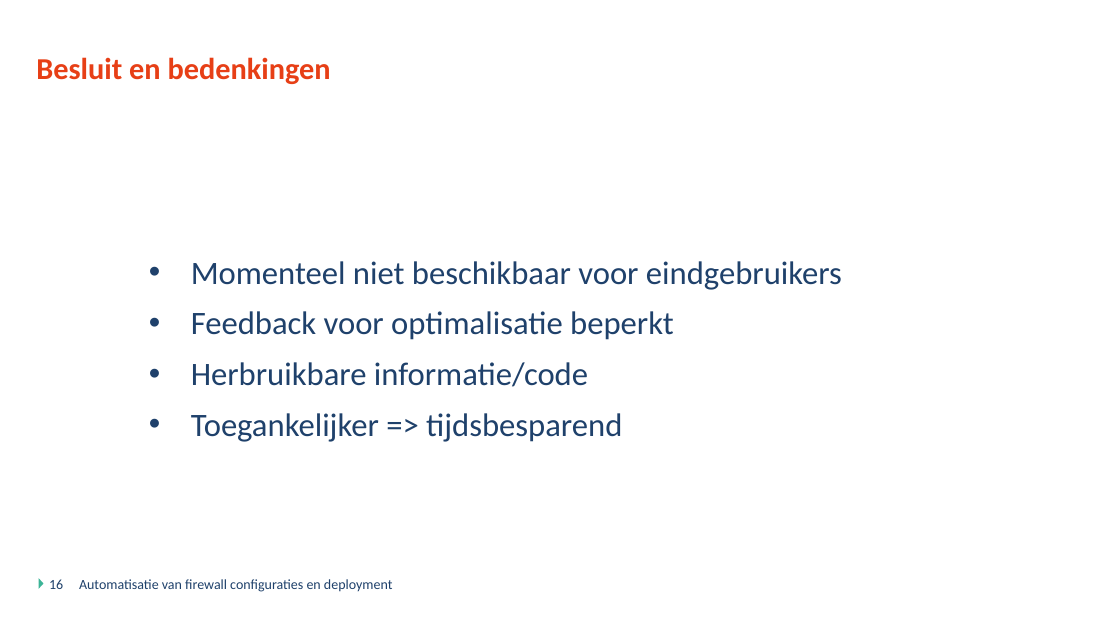
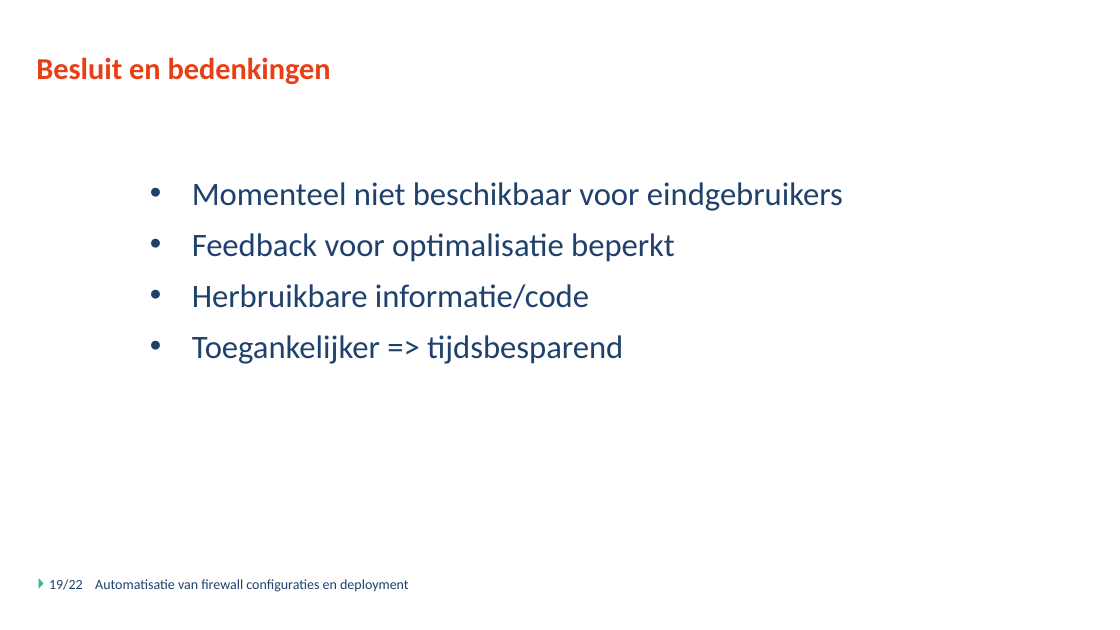
Before and after one commit to GerritVanMol/FirewallDeploymentPlatform, a slide deck: slide 19 of Documents/BachelorProef_VanMol_Gerrit_Verdediging.pptx (slide 16 before the commit). Drawn at 1120x630 pixels with LibreOffice and Linux fonts; fonts in the diff are those of the drawing; background and template pictures are left out. Boxes give left, top, right and bottom in pixels: in the first picture for what was removed or moved away, otherwise in the second. Text is boxed around its words. In the diff, an @@ line names an element or a change of style, - is before the commit and + after.

```diff
--- a/Documents/BachelorProef_VanMol_Gerrit_Verdediging.pptx
+++ b/Documents/BachelorProef_VanMol_Gerrit_Verdediging.pptx
@@ text "Momenteel niet beschikbaar voor eindgebruikers": place and size @@
-text "Momenteel niet beschikbaar voor eindgebruikers" at bbox=[191, 261, 842, 442]
+text "Momenteel niet beschikbaar voor eindgebruikers" at bbox=[192, 182, 843, 364]
@@ page number at bbox=[49, 579, 83, 590]: text changed @@
-16
+19/22
@@ text "Automatisatie van firewall configuraties en ...": place and size @@
-text "Automatisatie van firewall configuraties en ..." at bbox=[79, 579, 393, 592]
+text "Automatisatie van firewall configuraties en ..." at bbox=[95, 579, 409, 592]
```
Also in this commit, not shown: 11 other slides changed, 3 slides added, 4 other files.
